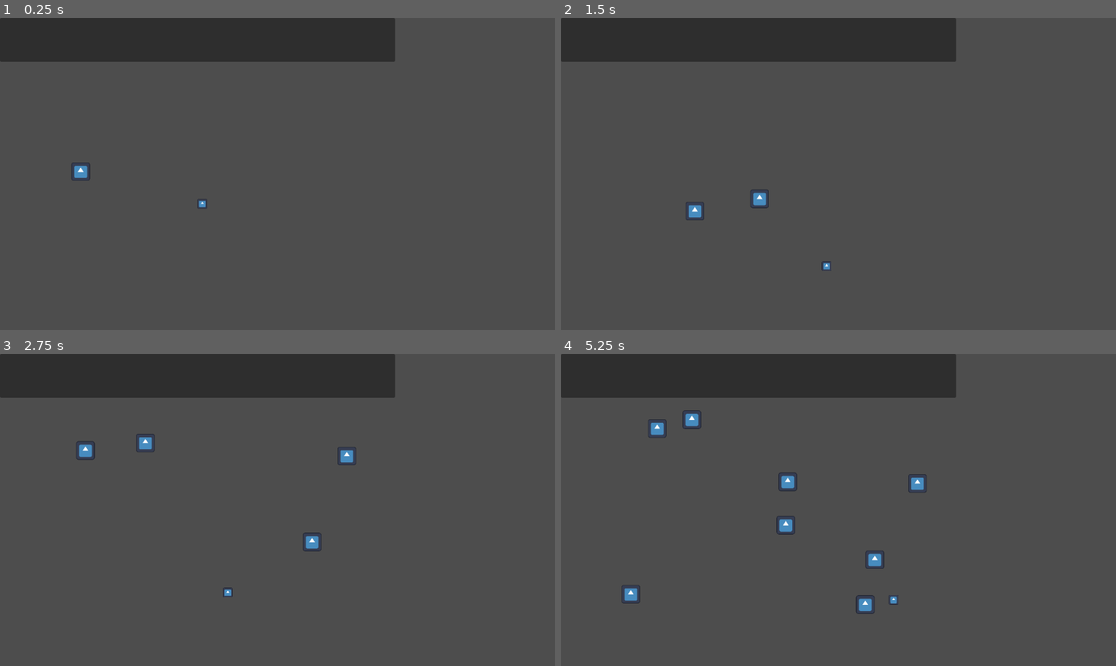
Above: before the commit, frames 1-4 (two rows, left to right).
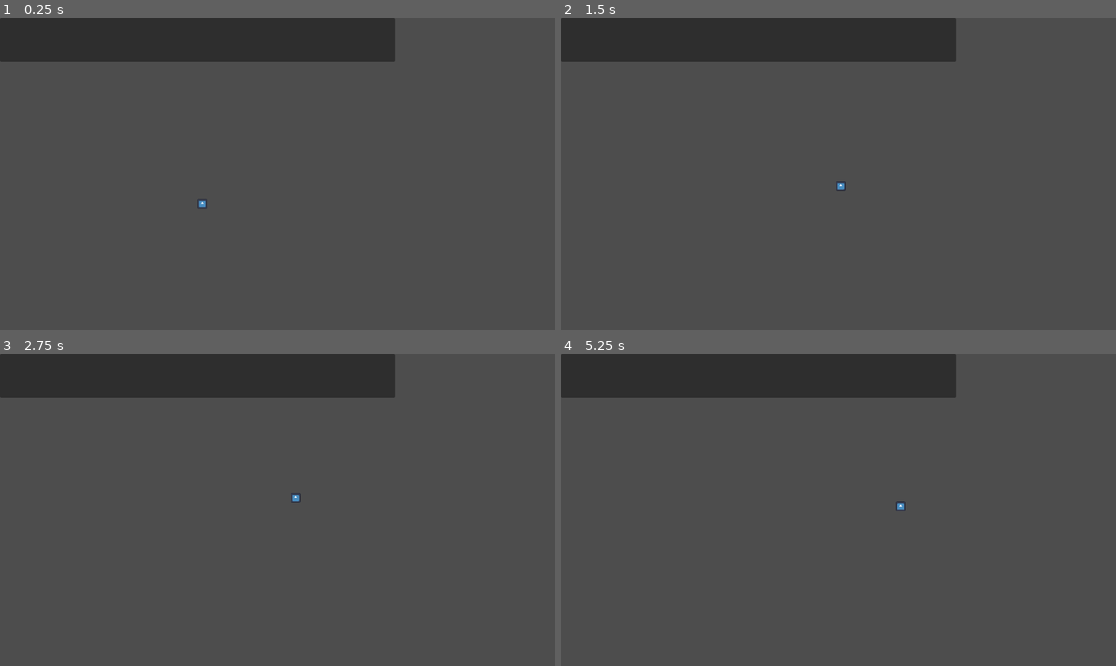
Above: after the commit, the same moments.

Repository: HalfdanBrage/nordicGame
Game: Godot game, scene res://Levels/test-level-0.tscn
The game is run twice, just before and just after one commit, with the same random seed, the same clock (stepped at 60 frames per second) and the same inputs. The engine's default icon, where the game draws it, is replaced by a stand-in: a white triangle on a blue panel in a dark square.
Inputs (mouse positions are in pixels of both pictures, inside the frame that each line leads up to):
- Up to frame 1 (0.25 s): no input
- Up to frame 2 (1.5 s): move the mouse to (960, 158) at 0.52 s; tap Space (shoot) at 0.6 s; tap X (swap) at 0.8, 1.35 s; move the mouse to (727, 189) at 1.27 s
- Up to frame 3 (2.75 s): tap Space (shoot) at 1.55, 2.1 s; move the mouse to (333, 441) at 2.02 s; tap X (swap) at 2.3 s
- Up to frame 4 (5.25 s): move the mouse to (810, 572) at 2.77 s; tap X (swap) at 2.85, 3.8, 4.35 s; tap Space (shoot) at 3.05, 3.6, 4.55, 5.1 s; move the mouse to (1005, 556) at 3.52 s; move the mouse to (672, 463) at 4.27 s; move the mouse to (866, 510) at 5.02 s

The runs differ from the first frame. In frame 1, 0.1% of the frame differs, in the area x 12-17%, y 46-53%; in frame 2, 0.3%; in frame 3, 0.6%; in frame 4, 1.1%, in the area x 10-66%, y 18-84%.

Commit message:
made bullets aimable

Diff:
--- a/Entities/Bullet/bullet.gd
+++ b/Entities/Bullet/bullet.gd
@@ -2,17 +2,32 @@
 
 class_name Bullet
 
-var directionSpeed: Vector2 = Vector2(-5, 5)
+const SPEED = 5
+
+var dir: Vector2 = Vector2.RIGHT
 
 func _ready():
 	Levelmanager.add_bullet(self)
 
 # Called every frame. 'delta' is the elapsed time since the previous frame.
 func _physics_process(delta):
-	var collision = move_and_collide(directionSpeed)
+	velocity = SPEED * dir
+
+	var collision = move_and_collide(velocity)
 
 	if collision != null:
-		directionSpeed = get_vector_reflection(directionSpeed, collision.get_normal())
+		dir = get_vector_reflection(velocity, collision.get_normal()).normalized()
+
+
 
 func get_vector_reflection(vector: Vector2, normal: Vector2) -> Vector2:
 	return vector - 2 * vector.dot(normal) * normal
+
+func _on_area_2d_body_entered(body):
+	if body.has_method("damage"):
+		body.damage()
+	Area2D
+
+
+func _on_timer_timeout():
+	$Area2D.monitoring = true
--- a/Entities/Bullet/bullet.tscn
+++ b/Entities/Bullet/bullet.tscn
@@ -14,19 +14,40 @@
 "speed": 5.0
 }]
 
-[sub_resource type="RectangleShape2D" id="RectangleShape2D_0h7gs"]
-size = Vector2(128.333, 130)
+[sub_resource type="CircleShape2D" id="CircleShape2D_atinb"]
+radius = 59.5411
+
+[sub_resource type="CircleShape2D" id="CircleShape2D_5oakf"]
+radius = 36.0
 
 [node name="Bullet" type="CharacterBody2D"]
 scale = Vector2(0.5, 0.5)
+collision_layer = 2
 script = ExtResource("1_sgqyk")
 
 [node name="AnimatedSprite2D" type="AnimatedSprite2D" parent="."]
+visible = false
 position = Vector2(-1, 0)
 scale = Vector2(0.6, 0.6)
 sprite_frames = SubResource("SpriteFrames_ajlkv")
 
 [node name="CollisionShape2D" type="CollisionShape2D" parent="."]
-position = Vector2(-1.5, 5.96046e-07)
 scale = Vector2(0.6, 0.6)
-shape = SubResource("RectangleShape2D_0h7gs")
+shape = SubResource("CircleShape2D_atinb")
+
+[node name="Area2D" type="Area2D" parent="."]
+collision_layer = 2
+collision_mask = 4
+monitoring = false
+
+[node name="CollisionShape2D" type="CollisionShape2D" parent="Area2D"]
+shape = SubResource("CircleShape2D_5oakf")
+
+[node name="Timer" type="Timer" parent="."]
+wait_time = 0.5
+one_shot = true
+autostart = true
+
+[connection signal="area_entered" from="Area2D" to="." method="_on_area_2d_area_entered"]
+[connection signal="body_entered" from="Area2D" to="." method="_on_area_2d_body_entered"]
+[connection signal="timeout" from="Timer" to="." method="_on_timer_timeout"]
--- a/Entities/Player/player.gd
+++ b/Entities/Player/player.gd
@@ -5,18 +5,36 @@
 const BULLET_PATH = "res://Entities/Bullet/bullet.tscn"
 var bullet = preload(BULLET_PATH)
 
+
+var is_controller = false
+
 func _ready():
 	Levelmanager.set_player(self)
 	Levelmanager.add_exception_body(self)
 
+func _physics_process(delta):
+	pass
+
 func _input(event):
 	if Input.is_action_just_pressed("swap"):
 		swap_positions(self, Levelmanager.get_newest_bullet())
-		Levelmanager.just_swapped = true
 
 	if Input.is_action_just_pressed("shoot"):
 		shoot()
-		Levelmanager.just_swapped = true
+
+	if event is InputEventJoypadButton:
+		is_controller = true
+	else:
+		is_controller = false
+
+func get_aim_angle():
+	if is_controller:
+		return Vector2(
+			Input.get_action_strength("aim right") - Input.get_action_strength("aim left"),
+			Input.get_action_strength("aim down") - Input.get_action_strength("aim up")
+		).normalized()
+	else:
+		return global_position.direction_to(get_global_mouse_position())
 
 func swap_positions(node_1: Node2D, node_2: Node2D):
 	var tmp = Vector2(node_1.position)
@@ -25,13 +43,9 @@
 
 func shoot():
 	var new_bullet = bullet.instantiate()
+	new_bullet.dir = get_aim_angle()
+	new_bullet.position = position
 	get_parent().add_child(new_bullet)
-	new_bullet.position = position
 
-func _on_bullet_enter_body_entered(body):
-	if body.name == "Bullet" && Levelmanager.just_swapped == false:
-		Levelmanager.kill_player()
-
-func _on_bullet_enter_body_exited(body):
-	if body.name == "Bullet":
-		Levelmanager.just_swapped = false
+func damage():
+	print("OWWW")
--- a/Entities/Player/player.tscn
+++ b/Entities/Player/player.tscn
@@ -19,6 +19,7 @@
 [sub_resource type="RectangleShape2D" id="RectangleShape2D_rf6l3"]
 
 [node name="Player" type="CharacterBody2D"]
+collision_layer = 4
 script = ExtResource("1_iue56")
 
 [node name="AnimatedSprite2D" type="AnimatedSprite2D" parent="."]
--- a/project.godot
+++ b/project.godot
@@ -32,6 +32,32 @@
 "events": [Object(InputEventKey,"resource_local_to_scene":false,"resource_name":"","device":-1,"window_id":0,"alt_pressed":false,"shift_pressed":false,"ctrl_pressed":false,"meta_pressed":false,"pressed":false,"keycode":0,"physical_keycode":88,"key_label":0,"unicode":120,"echo":false,"script":null)
 ]
 }
+"aim up"={
+"deadzone": 0.5,
+"events": [Object(InputEventJoypadMotion,"resource_local_to_scene":false,"resource_name":"","device":-1,"axis":1,"axis_value":-1.0,"script":null)
+]
+}
+"aim down"={
+"deadzone": 0.5,
+"events": [Object(InputEventJoypadMotion,"resource_local_to_scene":false,"resource_name":"","device":-1,"axis":1,"axis_value":1.0,"script":null)
+]
+}
+"aim left"={
+"deadzone": 0.5,
+"events": [Object(InputEventJoypadMotion,"resource_local_to_scene":false,"resource_name":"","device":-1,"axis":0,"axis_value":-1.0,"script":null)
+]
+}
+"aim right"={
+"deadzone": 0.5,
+"events": [Object(InputEventJoypadMotion,"resource_local_to_scene":false,"resource_name":"","device":-1,"axis":0,"axis_value":1.0,"script":null)
+]
+}
+
+[layer_names]
+
+2d_physics/layer_1="terrain"
+2d_physics/layer_2="bullets"
+2d_physics/layer_3="player"
 
 [rendering]
 
--- a/singletons/levelmanager.gd
+++ b/singletons/levelmanager.gd
@@ -4,8 +4,6 @@
 var _bullet: Bullet = null
 var _player: Player = null
 
-# Keep track of if the body just swapped
-var just_swapped = false
 
 func set_player(player: Player):
 	_player = player
Not shown: 1 places in Entities/Bullet/bullet.tscn that only renumber resources
